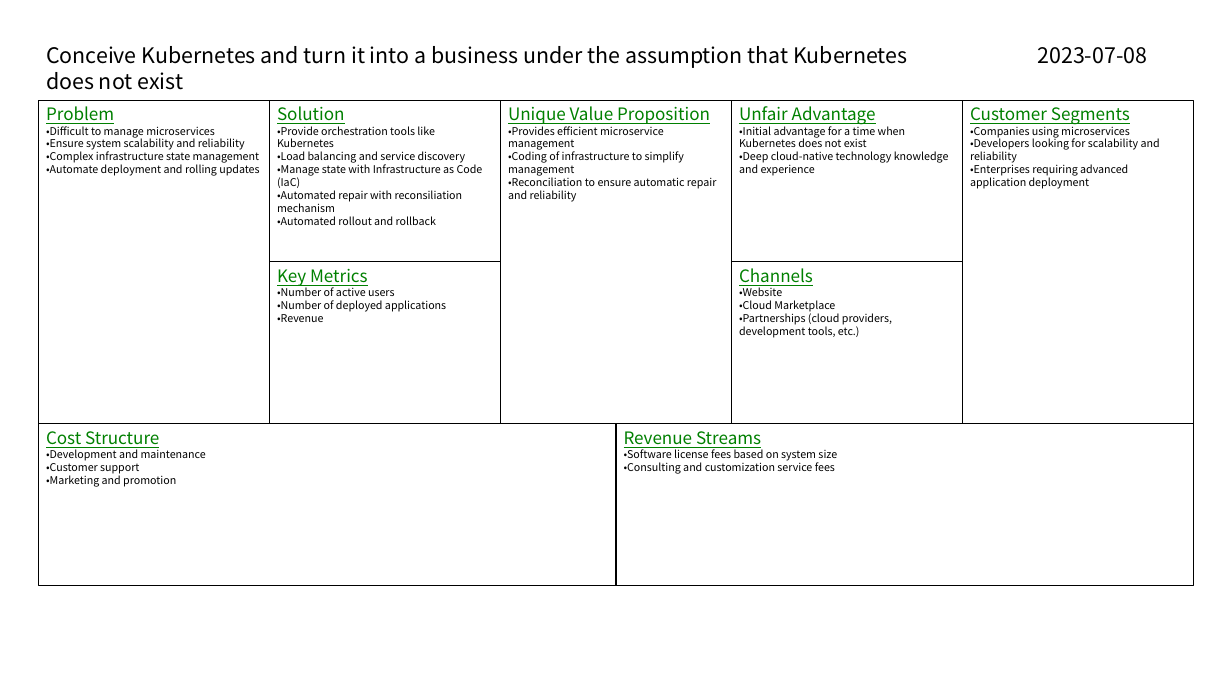
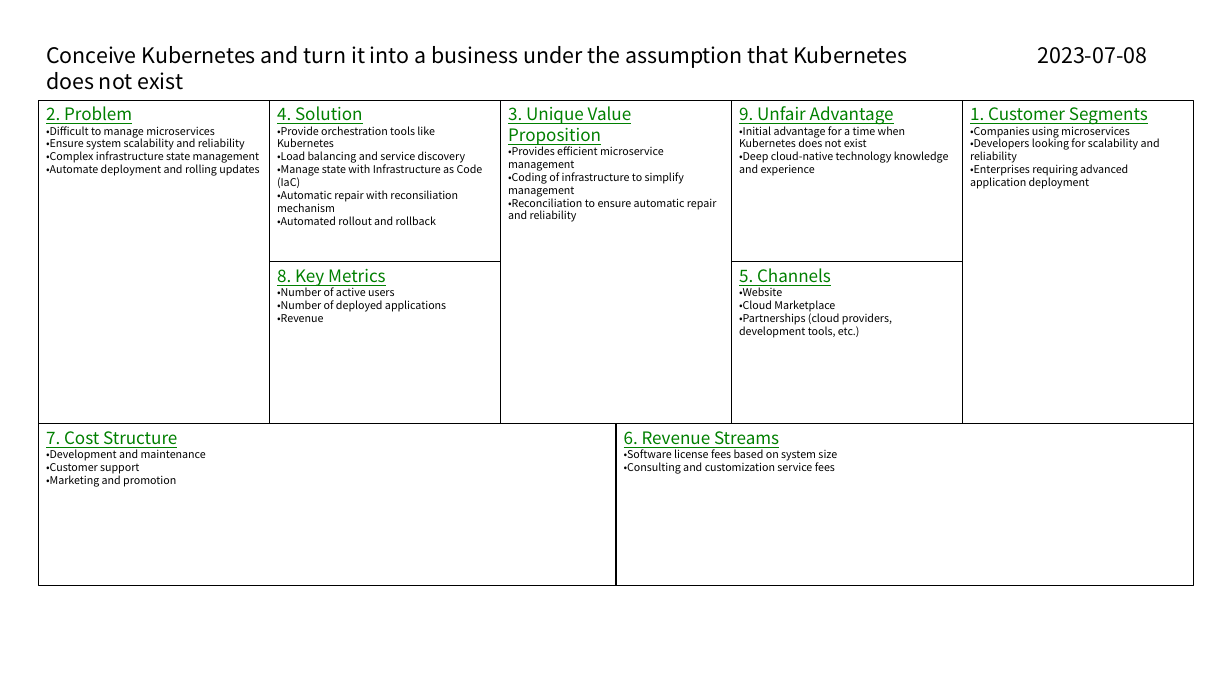
Before and after one commit to t0m0h1r0/LeanCanvas, a slide deck: slide 7 of sample_en.pptx. Drawn at 1232x693 pixels with LibreOffice and Linux fonts; fonts in the diff are those of the drawing. Boxes give left, top, right and bottom in pixels: in the first picture for what was removed or moved away, otherwise in the second. Text is boxed around its words. In the diff, an @@ line names an element or a change of style, - is before the commit and + after.

```diff
--- a/sample_en.pptx
+++ b/sample_en.pptx
@@ text in rectangle at [46,106,132,124]: text changed @@
-Problem
+2. Problem
@@ text in rectangle at [277,106,363,124]: text changed @@
-Solution
+4. Solution
@@ text in rectangle at [508,106,632,147]: text changed @@
-Unique Value Proposition
+3. Unique Value Proposition
@@ text in rectangle at [739,106,894,125]: text changed @@
-Unfair Advantage
+9. Unfair Advantage
@@ text in rectangle at [970,107,1148,125]: text changed @@
-Customer Segments
+1. Customer Segments
@@ text in rectangle at [277,190,458,212]: text changed @@
-•Automated repair with reconsiliation mechanism
+•Automatic repair with reconsiliation mechanism
@@ text in rectangle at [277,269,386,288]: text changed @@
-Key Metrics
+8. Key Metrics
@@ text in rectangle at [739,268,831,288]: text changed @@
-Channels
+5. Channels
@@ text in rectangle at [46,431,177,450]: text changed @@
-Cost Structure
+7. Cost Structure
@@ text in rectangle at [624,431,779,450]: text changed @@
-Revenue Streams
+6. Revenue Streams
```
Also in this commit, not shown: 15 other slides changed, 3 other files.
